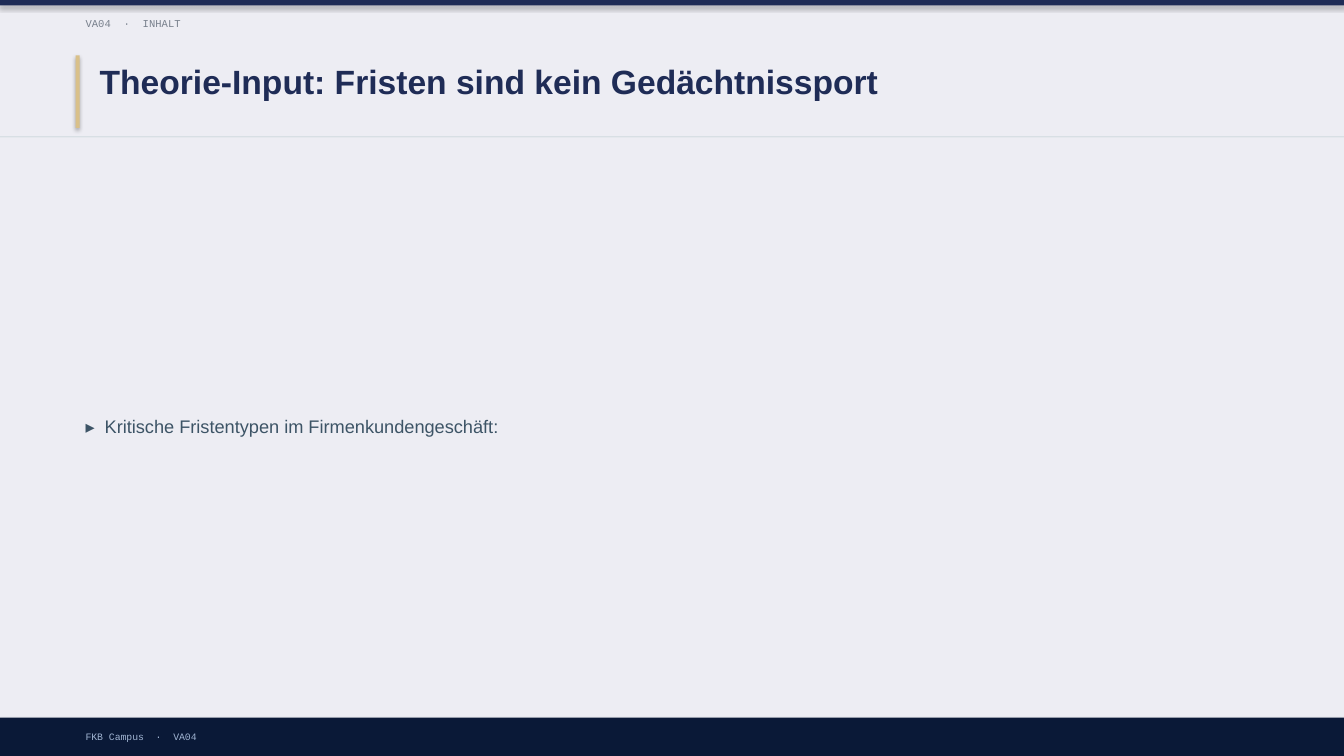
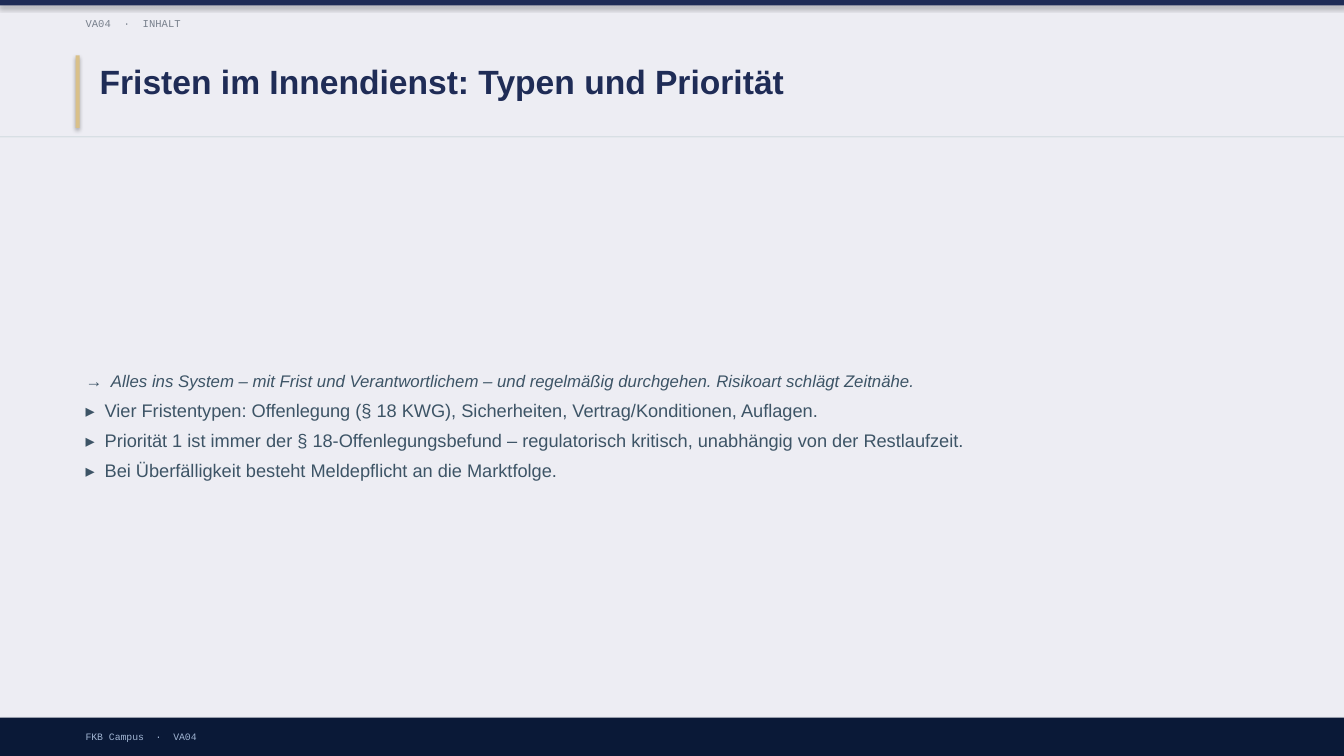
Before and after one commit to ck5rqc47pr-byte/firmenkundenakademie-online, a slide deck: slide 6 of protected-downloads/praesentation/VA04.pptx (slide 5 before the commit). Drawn at 1344x756 pixels with LibreOffice and Linux fonts; fonts in the diff are those of the drawing. Boxes give left, top, right and bottom in pixels: in the first picture for what was removed or moved away, otherwise in the second. Text is boxed around its words. In the diff, an @@ line names an element or a change of style, - is before the commit and + after.

```diff
--- a/protected-downloads/praesentation/VA04.pptx
+++ b/protected-downloads/praesentation/VA04.pptx
@@ text at (x1=100, y1=69, x2=784, y2=101): text changed @@
-Theorie-Input: Fristen sind kein Gedächtnissport
+Fristen im Innendienst: Typen und Priorität
@@ text at (x1=105, y1=375, x2=964, y2=481): text changed @@
-▸ Kritische Fristentypen im Firmenkundengeschäft:
+→ Alles ins System – mit Frist und Verantwortlichem – und regelmäßig durchgehen. Risikoart schlägt Zeitnähe.
+▸ Vier Fristentypen: Offenlegung (§ 18 KWG), Sicherheiten, Vertrag/Konditionen, Auflagen.
+▸ Priorität 1 ist immer der § 18-Offenlegungsbefund – regulatorisch kritisch, unabhängig von der Restlaufzeit.
+▸ Bei Überfälligkeit besteht Meldepflicht an die Marktfolge.
```
Also in this commit, not shown: 2 other slides changed, 9 slides added, 5 other files.
